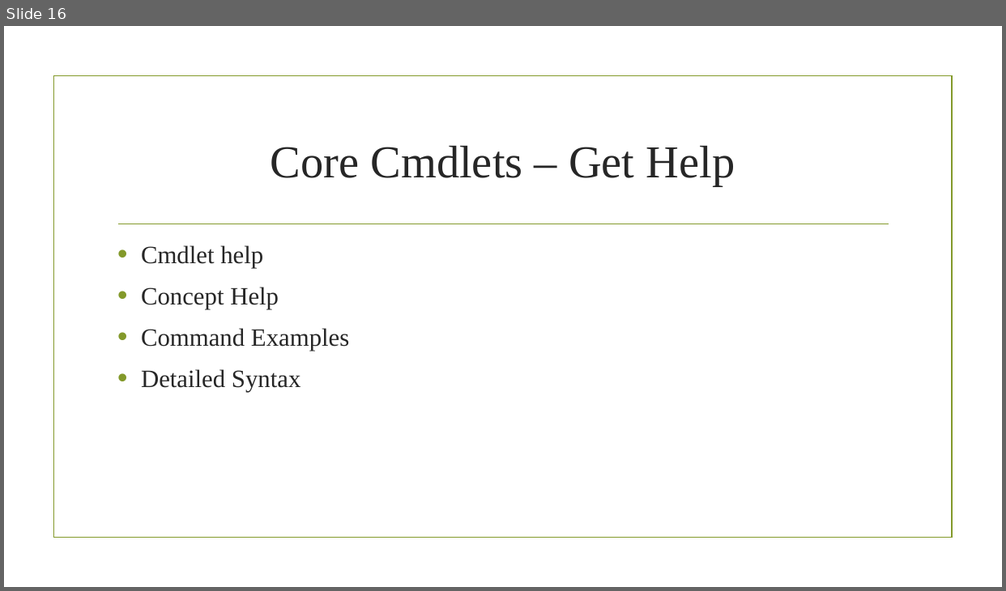
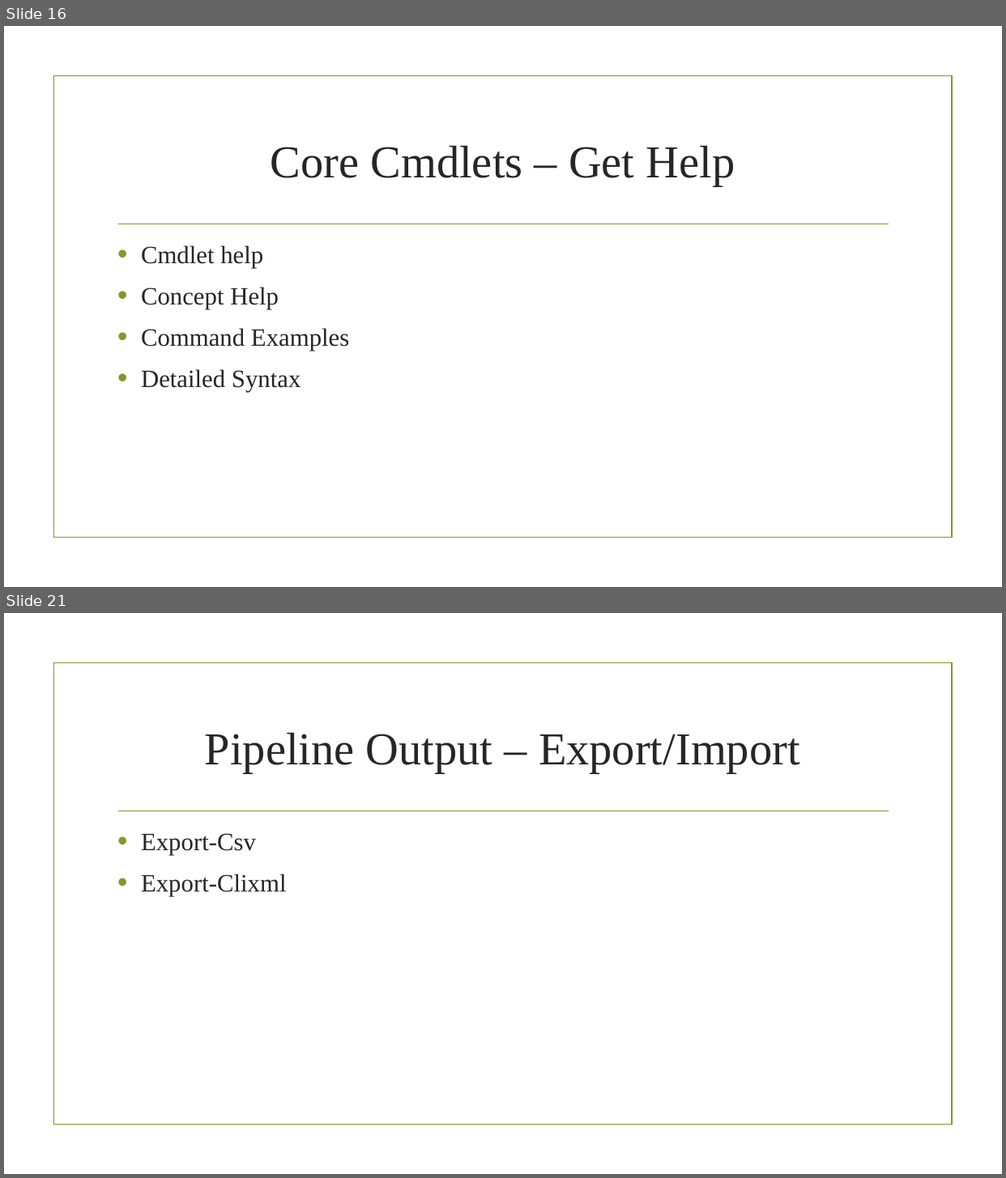
Before and after one commit to Metoraf007/Public_PowerShell, a slide deck: PowerShell for the IT Professional.pptx. Shown one above the other, each under a label of ours: slide 16 before the commit, slides 16 and 21 after it; the slides between them are not shown. The pictures are 1006x591 and 1006x1178 pixels, drawn with LibreOffice and Linux fonts; fonts in the diff are those of the drawing; background and template pictures are left out. Boxes give left, top, right and bottom in pixels: in the first picture for what was removed or moved away, otherwise in the second. Text is boxed around its words. In the diff, an @@ line names an element or a change of style, - is before the commit and + after.

```diff
--- a/PowerShell for the IT Professional.pptx
+++ b/PowerShell for the IT Professional.pptx
@@ slide 21 added at box(4, 613, 1002, 1174), background picture (left out); not listed: 2 template elements that a slide beside it also shows @@
@@ title added at box(205, 733, 800, 773), 44 pt, text #262626 @@
+Pipeline Output – Export/Import
@@ text added at box(141, 833, 287, 897), 24 pt, text #262626 @@
+• Export-Csv
+• Export-Clixml
```
Also in this commit, not shown: 7 other slides added.
